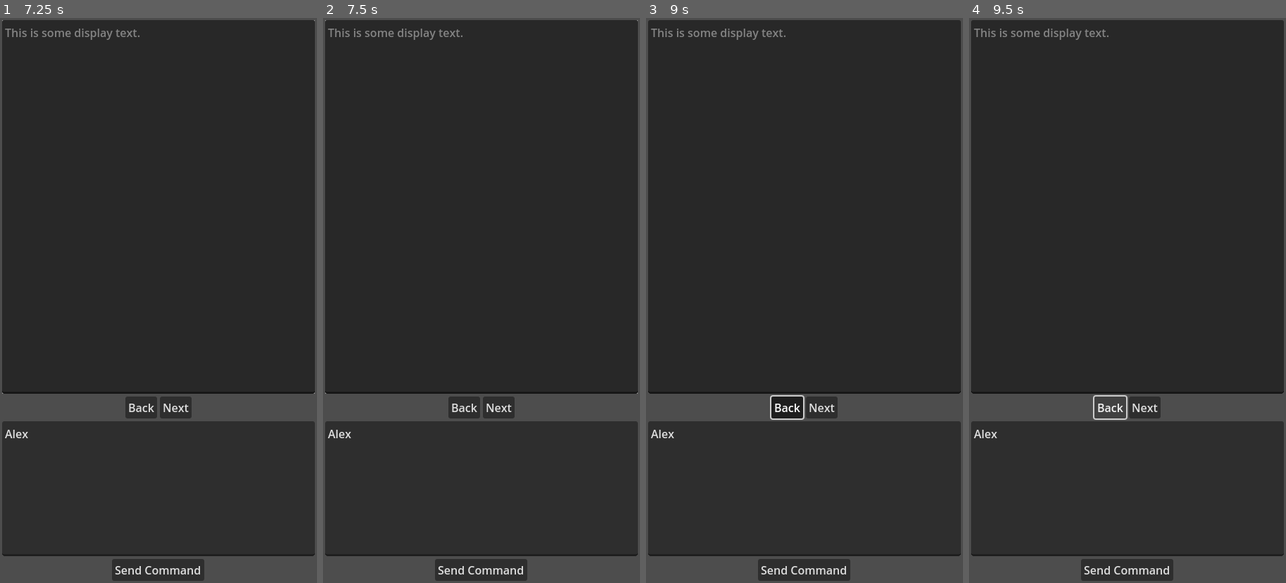
Above: before the commit, frames 1-4 (left to right).
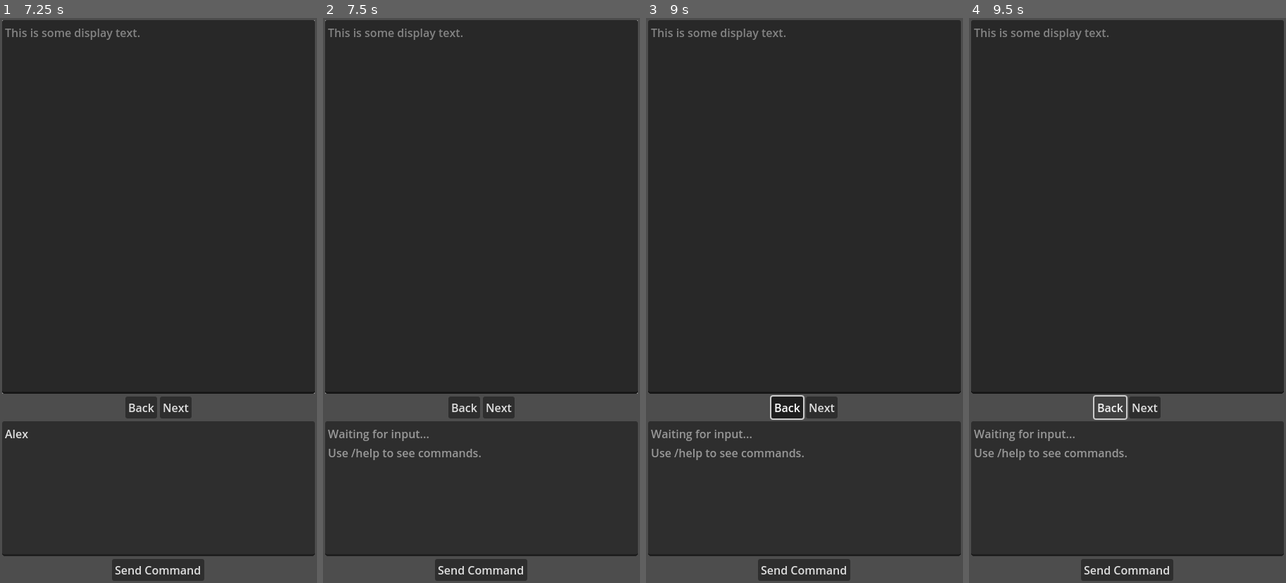
Above: after the commit, the same moments.

Repository: edmundmtang/gpt_mystery_game
Game: Godot game, scene res://Main.tscn
Same seed, same stepped clock (60 frames per second), same inputs: the game is played once before the commit and once after it.
Inputs (mouse positions are in pixels of both pictures, inside the frame that each line leads up to):
- Up to frame 1 (7.25 s): click (158, 486) at 0.52 s; type "Alex" at 0.6 s; click "Next" at 1.25 s; click "Next" at 2 s; click "Send Command" at 2.75 s; click "Send Command" at 3.5 s; click "Next" at 4.25 s; click "Send Command" at 5 s; click "Back" at 5.75 s; move the mouse to (228, 272) at 6.52 s; click (228, 272) at 6.67 s
- Up to frame 2 (7.5 s): tap Enter at 7.25 s; move the mouse to (418, 328) at 7.27 s; click (418, 328) at 7.42 s
- Up to frame 3 (9 s): tap Space at 8 s; move the mouse to (836, 176) at 8.02 s; click (836, 176) at 8.17 s; tap Enter at 8.75 s; move the mouse to (788, 413) at 8.77 s; click (788, 413) at 8.92 s
- Up to frame 4 (9.5 s): no input

Frame 1 is identical in both runs. In frame 2, 0.5% of the frame differs, in the area x 1-50%, y 72-79%; in frame 3, 0.5%; in frame 4, 0.5%.
Error in both runs: Cannot call method 'get_as_text' on a null value. (res://OpenAI_API.gd:9)

Commit message:
WIP: Work on allowing user inputs to interact with game.

Diff:
--- a/godot/ChatGenerator.gd
+++ b/godot/ChatGenerator.gd
@@ -1,16 +1,17 @@
+class_name ChatGenerator
 extends Node
 
 var openai_api: OpenAI_API
-
 var retry_counter := 0
 
 enum TextType {
     CONVERSATION,
     DESCRIPTION,
+    SUMMARY,
     ACTION
 }
 
-signal display_text(content: Dictionary, type: int)
+signal new_output_message(text: String)
 
 func _ready() -> void:
     openai_api = OpenAI_API.new()
@@ -28,6 +29,10 @@
 
 func format_output(text: String) -> Dictionary:
     return { "role": "assistant", "content": text}
+
+func add_input_message(text: String, type: int) -> void:
+    var new_message := format_input(text, type)
+    GameState.messages.append(new_message)
 
 func prepare_messages(type: int) -> Array:
     # Format messages for chat completion call
@@ -55,13 +60,16 @@
     var new_message = await openai_api.chat_response
     if verify_output_message(new_message["content"], type):
         # True: add to the ongoing list of messages and then do something to display
-        GameState.messages.append(new_message)
+        new_output_message.emit(new_message)
     else:
         # False: increase the retry_counter -> if too high push_error
         # otherwise, call continue_text again & hope we randomly do better
         retry_counter += 1
         if retry_counter > 3:
             push_error("Failed to generate a properly formatted response after 3 attempts")
+            # To-Do Instead of pushing an error, show a message suggesting the
+            # user attempt to reword their request while also removing the most
+            # recent request
         continue_text(type)
     retry_counter = 0
 
--- /dev/null
+++ b/godot/DisplayBox.gd
@@ -0,0 +1,13 @@
+class_name DisplayBox
+extends MarginContainer
+
+var conversation: Array # An array of the messages that should be displayed.
+
+enum navigation {
+    HELP,
+    PREVIOUS,
+    NEXT,
+    CURRENT,
+    SUMMARY,
+    EXIT,
+}
--- a/godot/DisplayBox.tscn
+++ b/godot/DisplayBox.tscn
@@ -1,4 +1,6 @@
-[gd_scene format=3 uid="uid://dcapqng5urvxd"]
+[gd_scene load_steps=2 format=3 uid="uid://dcapqng5urvxd"]
+
+[ext_resource type="Script" path="res://DisplayBox.gd" id="1_cnlj2"]
 
 [node name="DisplayBox" type="MarginContainer"]
 anchors_preset = 15
@@ -8,6 +10,7 @@
 grow_vertical = 2
 size_flags_horizontal = 3
 size_flags_vertical = 3
+script = ExtResource("1_cnlj2")
 
 [node name="VBoxContainer" type="VBoxContainer" parent="."]
 layout_mode = 2
--- a/godot/GameState.gd
+++ b/godot/GameState.gd
@@ -1,7 +1,11 @@
 extends Node
+
+var debug := true
 
 var context: Dictionary
 var messages: Array[Dictionary]
+var display_messages: Array
+var display_index := 0
 var player_name: String = "Anne Holloway"
 
 func _ready() -> void:
@@ -20,3 +24,7 @@
     context["base"] = regex.sub(context["base"], player_name, true)
     context["conversation"] = regex.sub(context["conversation"], player_name, true)
     context["description"] = regex.sub(context["description"], player_name, true)
+
+func add_new_output_message(new_message: String) -> void:
+    messages.append(new_message)
+    # parse new_message and also add to display messages
--- a/godot/InputBox.gd
+++ b/godot/InputBox.gd
@@ -1 +1,51 @@
 extends MarginContainer
+
+signal command_event(text: String, type: int)
+signal navigation_event(event_id: int)
+@onready var text_box = $VBoxContainer/ScrollContainer/TextEdit
+
+var instructions := """=== Text Commands ===
+/help           : Show available commands.
+/say [text]     : Say something. [text] is what you're saying.
+/examine [text] : Examine something. [text] is the thing to examine.
+/previous       : Go to the previous page in the story.
+/next           : Go to the next page in the story.
+/current        : Go to the most recent page in the story.
+/summary        : Generate a summary of events so far.
+/exit           : Get a summary of the ending then exit the game.
+
+=== Hotkeys ===
+Enter           : Send command.
+CTRL+Backspace  : Go to the previous page in the story.
+CTRL+Enter      : Go to the next page in the story."""
+
+func process_command() -> void:
+    var input_array := Array(text_box.text.strip_edges().split(" "))
+    var command : String = input_array.pop_front().to_lower()
+    var command_text = " ".join(input_array)
+    if GameState.debug:
+        print("COMMAND: [", command, "]")
+        print("RAW TEXT: [", command_text, "]")
+    match command:
+        "/help":
+            print(instructions)
+        "/say":
+            var text_type = ChatGenerator.TextType.CONVERSATION
+            command_event.emit(command_text, text_type)
+        "/examine":
+            var text_type = ChatGenerator.TextType.DESCRIPTION
+            command_event.emit(command_text, text_type)
+        "/previous":
+            navigation_event.emit(DisplayBox.navigation.PREVIOUS)
+        "/next":
+            navigation_event.emit(DisplayBox.navigation.NEXT)
+        "/current":
+            navigation_event.emit(DisplayBox.navigation.CURRENT)
+        "/summary":
+            navigation_event.emit(DisplayBox.navigation.SUMMARY)
+        "/exit":
+            navigation_event.emit(DisplayBox.navigation.EXIT)
+    call_deferred("clear_text")
+
+func clear_text() -> void:
+    text_box.clear()
--- a/godot/Main.gd
+++ b/godot/Main.gd
@@ -2,6 +2,10 @@
 
 # Main is acting as the input bus, but we might create a separate
 # node specifically for handling inputs later
+
+@onready var display_box = $Display/DisplayBox
+@onready var input_box = $Display/InputBox
+@onready var chat_generator = $ChatGenerator
 
 func _input(event) -> void:
     if event is InputEventKey:
@@ -27,9 +31,21 @@
                 # Take the text in the input box and use it as a command
                 # Then clear the text box
                 print("Enter command")
+                input_box.process_command()
                 pass
     if input_event.keycode == 4194308: # Backspace key
         if input_event.ctrl_pressed == true:
             # Go back in messsages
             print("Go back in messages")
             pass
+
+func _ready() -> void:
+    input_box.command_event.connect(
+        func(text, type) -> void:
+            chat_generator.add_input_message(text, type)
+            chat_generator.continue_text(type)
+    )
+    chat_generator.new_output_message.connect(
+        func(text) -> void:
+            GameState.messages.append(text)
+    )
